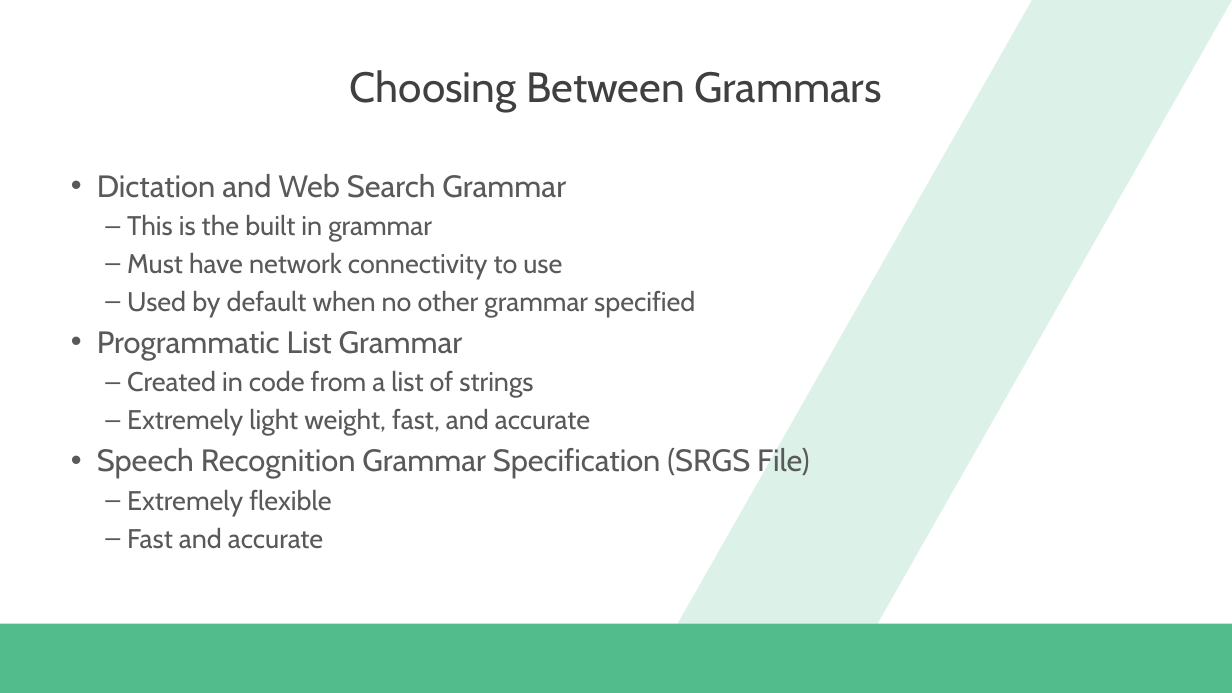
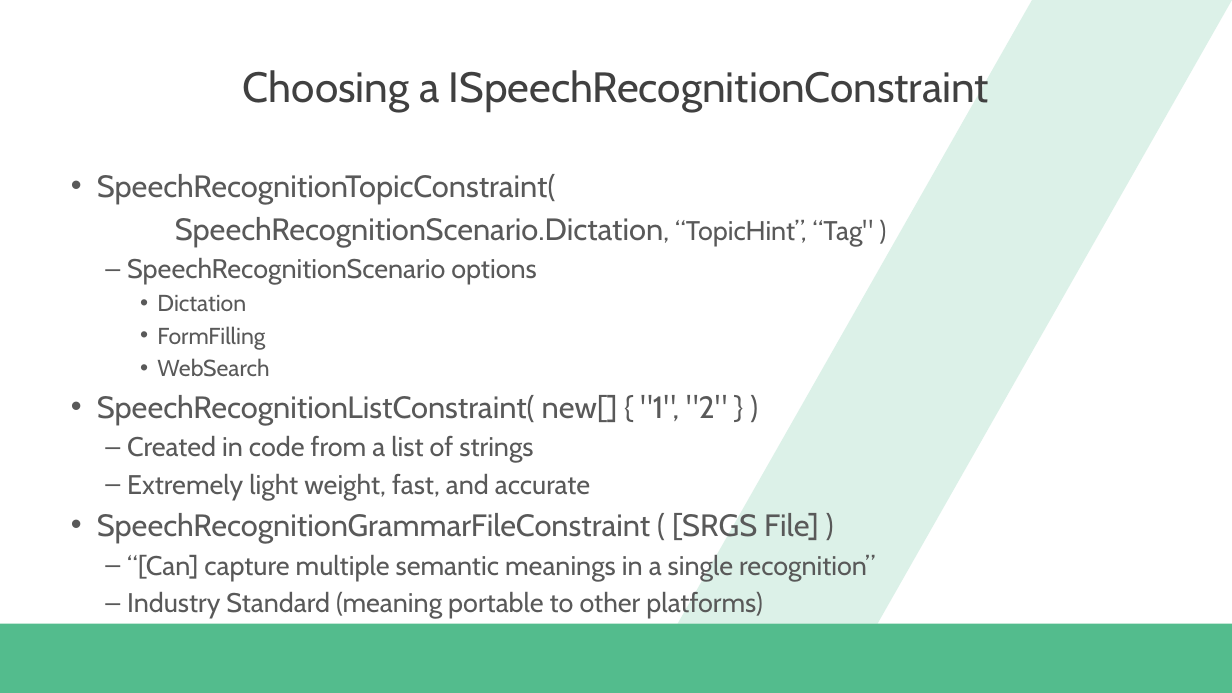
Before and after one commit to dannydwarren/Cortana-Location-UWP, a slide deck: slide 7 of Hey Cortana, Where Am I.pptx. Drawn at 1232x693 pixels with LibreOffice and Linux fonts; fonts in the diff are those of the drawing; background and template pictures are left out. Boxes give left, top, right and bottom in pixels: in the first picture for what was removed or moved away, otherwise in the second. Text is boxed around its words. In the diff, an @@ line names an element or a change of style, - is before the commit and + after.

```diff
--- a/Hey Cortana, Where Am I.pptx
+++ b/Hey Cortana, Where Am I.pptx
@@ title at bbox=[243, 70, 989, 112]: text changed @@
-Choosing Between Grammars
+Choosing a ISpeechRecognitionConstraint
@@ text at bbox=[97, 174, 874, 424]: text changed; size 21 to 24 pt @@
-• Dictation and Web Search Grammar
-  – This is the built in grammar
-  – Must have network connectivity to use
-  – Used by default when no other grammar specified
-• Programmatic List Grammar
+• SpeechRecognitionTopicConstraint(
+  SpeechRecognitionScenario.Dictation, “TopicHint”, “Tag" )
+  – SpeechRecognitionScenario options
+    • Dictation
+    • FormFilling
+    • WebSearch
+• SpeechRecognitionListConstraint( new[] { "1", "2" } )
@@ text at bbox=[97, 513, 875, 619]: text changed; size 24 to 21 pt @@
-• Speech Recognition Grammar Specification (SRGS File)
-  – Extremely flexible
-  – Fast and accurate
+• SpeechRecognitionGrammarFileConstraint ( [SRGS File] )
+  – “[Can] capture multiple semantic meanings in a single recognition”
+  – Industry Standard (meaning portable to other platforms)
```
Also in this commit, not shown: 2 other slides changed, 2 slides added, 2 other files.
